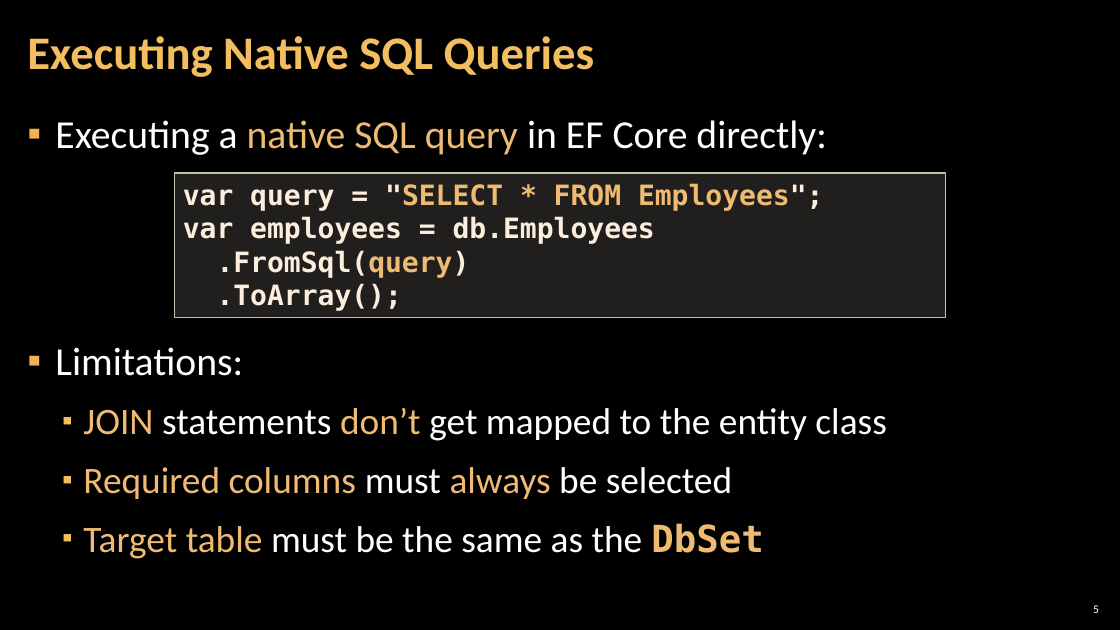
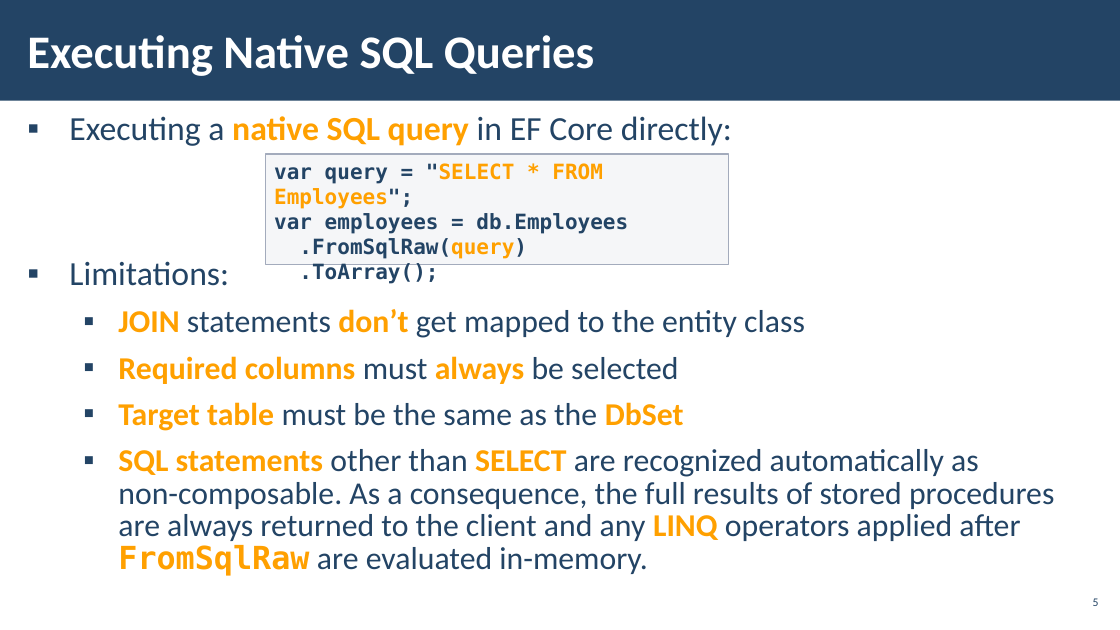
Before and after one commit to pirocorp/Databases-Advanced---Entity-Framework, a slide deck: slide 5 of 07. Advanced Querying/07. DB-Advanced-EF-Core-Advanced-Querying.pptx. Drawn at 1120x630 pixels with LibreOffice and Linux fonts; fonts in the diff are those of the drawing; background and template pictures are left out. Boxes give left, top, right and bottom in pixels: in the first picture for what was removed or moved away, otherwise in the second. Text is boxed around its words. In the diff, an @@ line names an element or a change of style, - is before the commit and + after.

Commit message:
Presentation Update

```diff
--- a/07. Advanced Querying/07. DB-Advanced-EF-Core-Advanced-Querying.pptx
+++ b/07. Advanced Querying/07. DB-Advanced-EF-Core-Advanced-Querying.pptx
@@ rectangle added at <box>0,0,1120,101</box>, fill #234465 @@
@@ title "Executing Native SQL Queries" at <box>27,35,594,76</box>: text colour #F3BE60 to #FFFFFF; line spacing 0.9 to 1 @@
@@ text at <box>69,116,805,431</box>: size 34 to 28.9 pt in "Executing a native SQL query in EF ...", "Limitations:"; text colour #FFFFFF to #234465 in "Executing a in EF Core directly:", "Limitations:", "statements get mapped to the entity class", "must be selected" and 1 more places; text colour #EFBB72 to #FFA000 in "native SQL query", "JOIN don’t", "Required columns always", "Target table DbSet"; bold on in "native SQL query", "JOIN don’t", "Required columns always", "Target table"; size 32 to 27.2 pt in "JOIN statements don’t get mapped to the ...", "Required columns must always be selected", "Target table must be the same as ..."; font DejaVu Sans Mono to Calibri in "DbSet"; indent changed; line spacing 1 to 0.85; bullet colour #F2B254 to #234465; bullet colour #F3BE60 to #234465 @@
@@ rectangle "var query = "SELECT * ...": place and size @@
-rectangle "var query = "SELECT * ..." at <box>175,173,945,318</box>
+rectangle "var query = "SELECT * ..." at <box>266,154,728,264</box>
@@ rectangle "var query = "SELECT * ..." at <box>266,154,728,264</box>: fill #D9D5C7 at 15% opacity to #C2C7D2 at 15% opacity; outline #C7BFAC 1 pt to #A3ABBC 1 pt @@
@@ text in rectangle at <box>274,163,628,234</box>: size 24 to 18 pt in "var query = "SELECT * FROM Employees";", "var employees = db.Employees", ".ToArray();"; text colour #FBEEDC to #234465 in "var query = "SELECT Employees";", "var employees = db.Employees", ".ToArray();"; text colour #EFBB72 to #FFA000 in ""SELECT * FROM Employees";" @@
@@ text in rectangle at <box>299,238,527,259</box>: text changed; size 24 to 18 pt; text colour #FBEEDC to #234465 @@
-.FromSql(query)
+.FromSqlRaw(query)
@@ text at <box>118,449,1054,576</box>: paragraph added @@
+  ▪ SQL statements other than SELECT are recognized automatically as
+    non-composable. As a consequence, the full results of stored procedures
+    are always returned to the client and any LINQ operators applied after
+    FromSqlRaw are evaluated in-memory.
@@ page number: place and size @@
-page number at <box>1093,605,1099,613</box>
+page number at <box>1093,598,1099,606</box>
@@ page number at <box>1093,598,1099,606</box>: text colour #FFFFFF to #234465 @@
```
Also in this commit, not shown: 31 other slides changed, 5 slides added, 4 slides removed.
